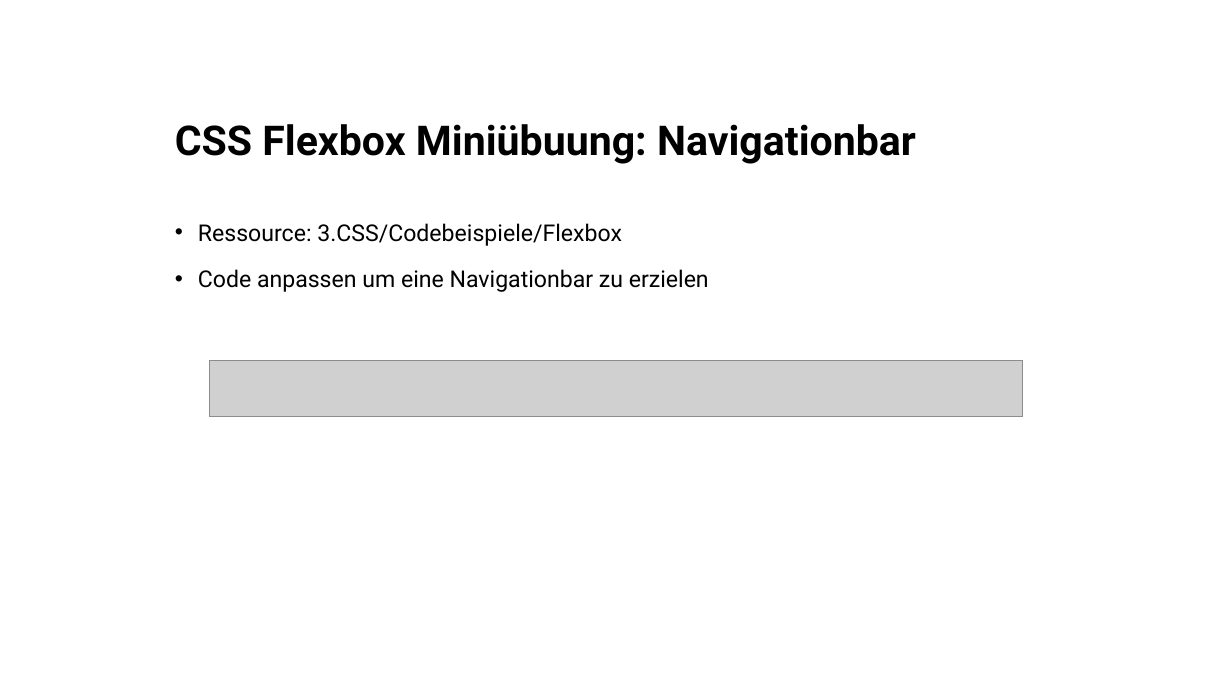
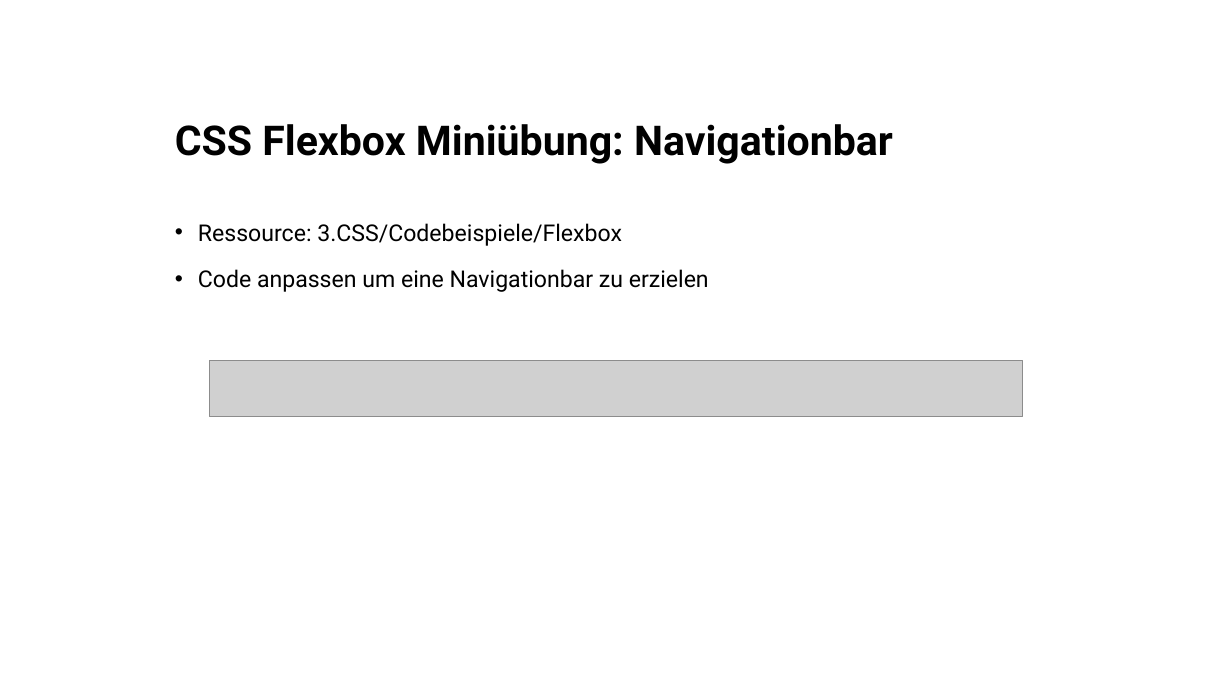
Before and after one commit to kodo89/Webentwicklung_23_24, a slide deck: slide 4 of 4. Flexbox&Grid/Flexbox&Grid.pptx. Drawn at 1232x693 pixels with LibreOffice and Linux fonts; fonts in the diff are those of the drawing; grey boxes stand for pictures; background and template pictures are left out. Boxes give left, top, right and bottom in pixels: in the first picture for what was removed or moved away, otherwise in the second. Text is boxed around its words. In the diff, an @@ line names an element or a change of style, - is before the commit and + after.

```diff
--- a/4. Flexbox&Grid/Flexbox&Grid.pptx
+++ b/4. Flexbox&Grid/Flexbox&Grid.pptx
@@ title at box(175, 124, 893, 164): text changed @@
-CSS Flexbox Miniübuung: Navigationbar
+CSS Flexbox Miniübung: Navigationbar
```
Also in this commit, not shown: 3 other files.
